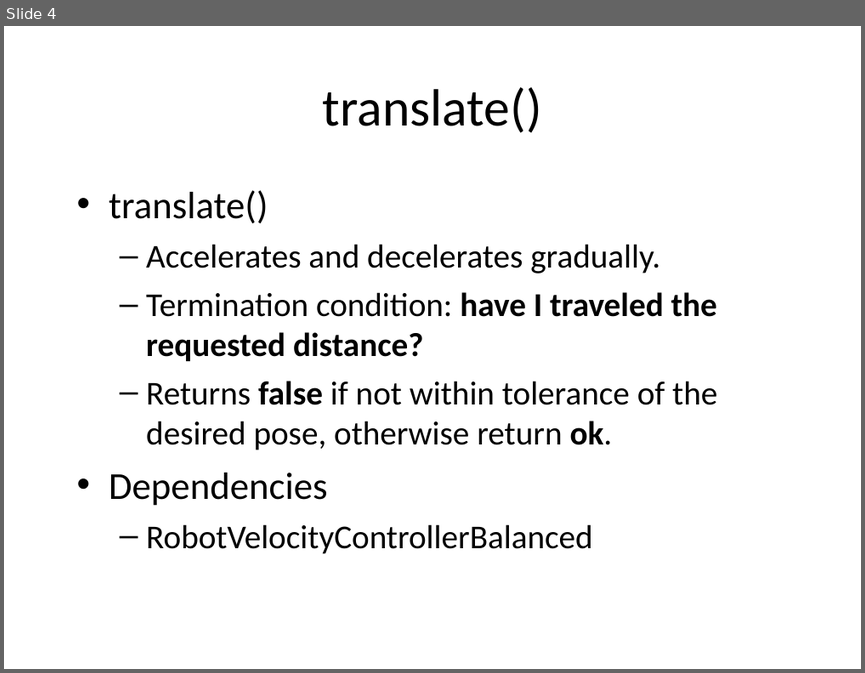
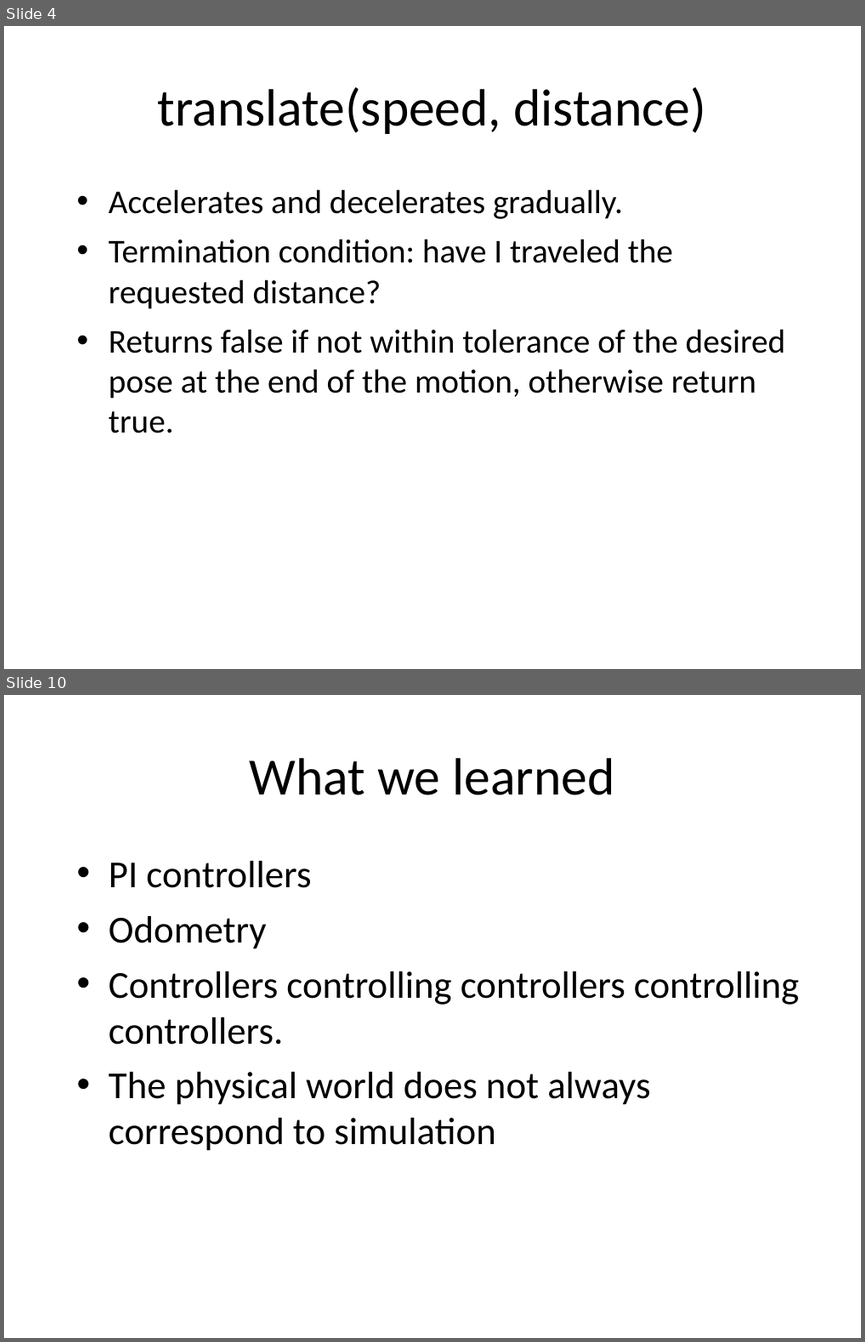
Before and after one commit to nforrester/6.141_labs, a slide deck: Other/RSS Lab 2 Presentation.ppt. Shown one above the other, each under a label of ours: slide 4 before the commit, slides 4 and 10 after it; the slides between them are not shown. The pictures are 865x673 and 865x1342 pixels, drawn with LibreOffice and Linux fonts; fonts in the diff are those of the drawing. Boxes give left, top, right and bottom in pixels: in the first picture for what was removed or moved away, otherwise in the second. Text is boxed around its words. In the diff, an @@ line names an element or a change of style, - is before the commit and + after.

```diff
--- a/Other/RSS Lab 2 Presentation.ppt
+++ b/Other/RSS Lab 2 Presentation.ppt
@@ slide 10 added at (4, 695, 861, 1338), background #FFFFFF @@
@@ text added at (250, 758, 614, 795), 44 pt, text #000000 @@
+What we learned
@@ text added at (109, 861, 799, 1151), 32 pt, text #000000 @@
+• PI controllers
+• Odometry
+• Controllers controlling controllers controlling controllers.
+• The physical world does not always correspond to simulation
@@ slide 4 changed as well @@
@@ text at (158, 87, 706, 134): text changed @@
-translate()
+translate(speed, distance)
@@ text at (109, 190, 268, 223): paragraph removed @@
-• translate()
@@ text at (109, 189, 673, 309): bold off in "have I traveled the requested distance?"; bullet – to •; list level 2 to 1 in "Accelerates and decelerates gradually."; list level 2 to 1 in "Termination condition: have I traveled ..." @@
@@ text at (109, 329, 786, 433): text changed @@
-  – Returns false if not within tolerance of the desired pose, otherwise return ok.
-• Dependencies
-  – RobotVelocityControllerBalanced
+• Returns false if not within tolerance of the desired pose at the end of the motion, otherwise return true.
```
Also in this commit, not shown: 2 other slides changed, 5 other slides added, 3 slides removed.
